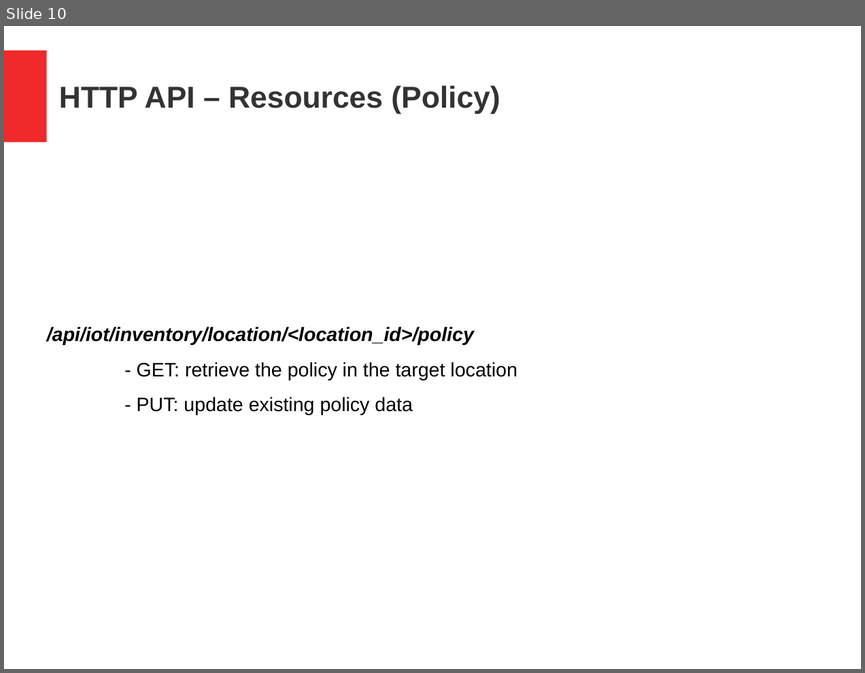
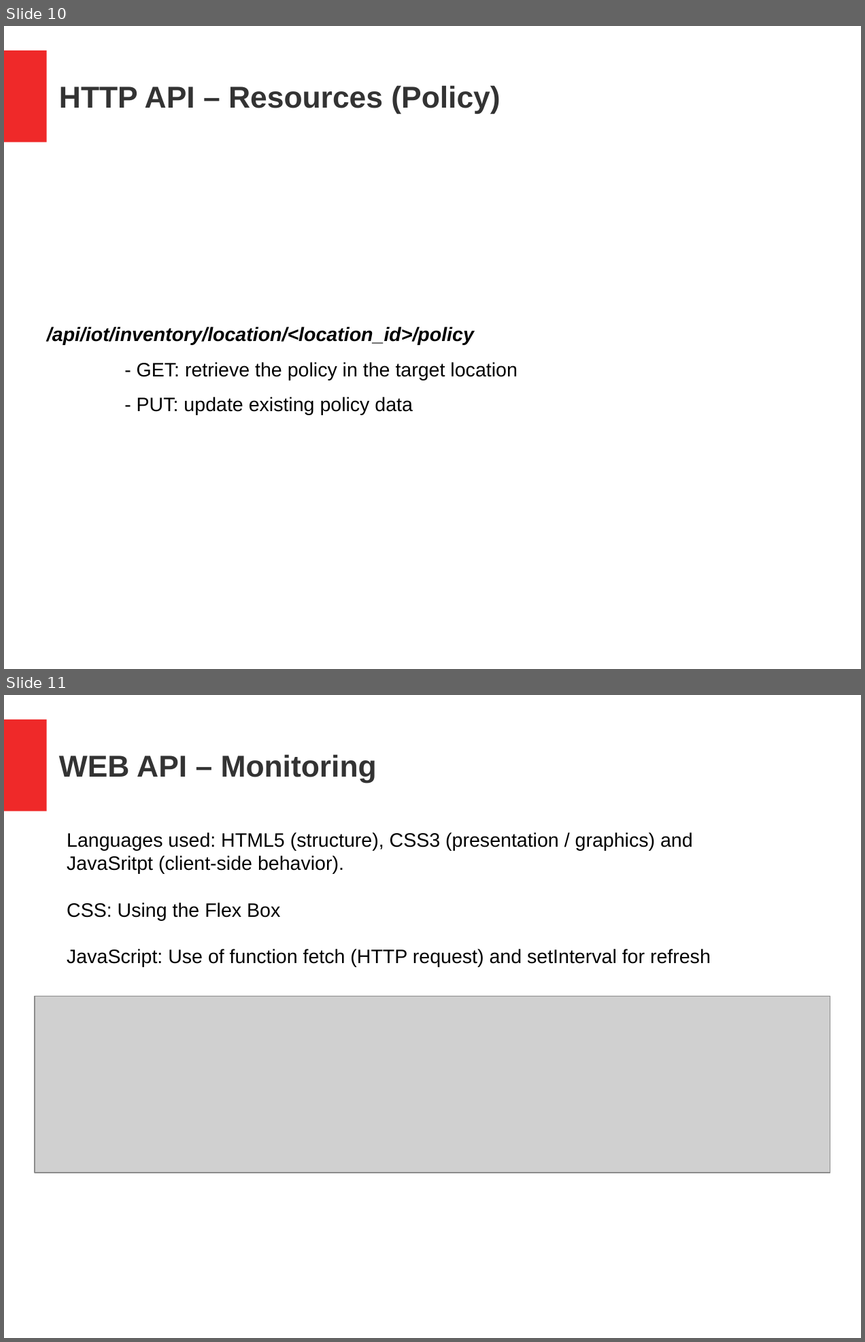
Before and after one commit to MatteoSpaggiari/smartHome, a slide deck: presentazione.odp. Shown one above the other, each under a label of ours: slide 10 before the commit, slides 10 and 11 after it. The pictures are 865x673 and 865x1342 pixels, drawn with LibreOffice and Linux fonts; fonts in the diff are those of the drawing; grey boxes stand for pictures. Boxes give left, top, right and bottom in pixels: in the first picture for what was removed or moved away, otherwise in the second. Text is boxed around its words. In the diff, an @@ line names an element or a change of style, - is before the commit and + after.

Commit message:
Addition of senML + JSON messages, web-app monitoring files and other small changes

```diff
--- a/presentazione.odp
+++ b/presentazione.odp
@@ slide 11 added at [4, 695, 861, 1338], background #FFFFFF; not listed: 1 template element that a slide beside it also shows @@
@@ title added at [59, 754, 377, 783], 28 pt, text #333333, bold @@
+WEB API – Monitoring
@@ text added at [67, 832, 711, 967], 18 pt, text #000000 @@
+Languages used: HTML5 (structure), CSS3 (presentation / graphics) and JavaSritpt (client-side behavior).
+CSS: Using the Flex Box
+JavaScript: Use of function fetch (HTTP request) and setInterval for refresh
@@ picture added at [35, 996, 830, 1172] @@
```
Also in this commit, not shown: 3 slides changed, 36 other files.
